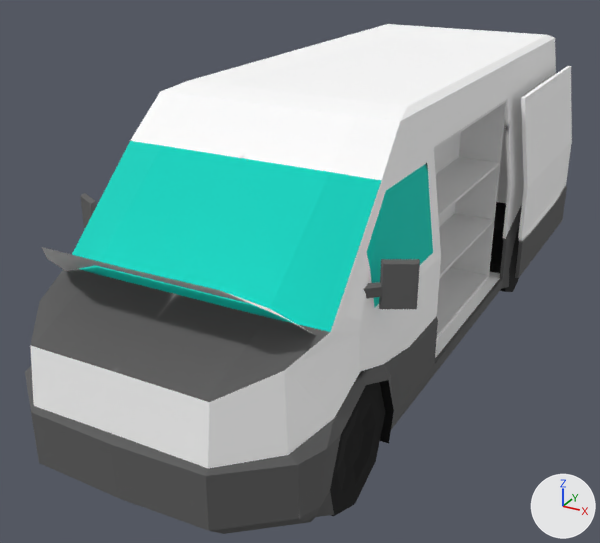
The FBX model Assets/JEFF/Van.fbx: old version first, new version second.
Camera for both pictures: a 50 mm camera at (2.66, -5.61, 3.31) aimed at (-0.22, -0.36, 0.69). The lights are fixed; the arrows at lower right show +X, +Y and +Z. The picture after the commit comes second. Where no turn or scale is listed for an object, it has been applied to the vertices.

In view in the first picture: 'Door', 'Hood', 'Shelf', 'Van', 'Window'.
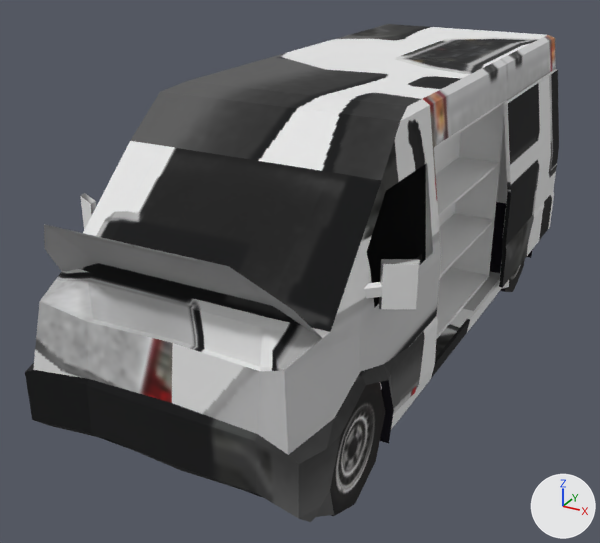
Location of each change, (x1, y1, x2, y2) in pixels of the pictures (600 x 543 px):
'Window', surface changed, reshaped (699% wider, 244% taller)
    before: (367, 163, 433, 307)
    after: (25, 24, 559, 522)
'Van', deleted
    before: (25, 24, 556, 534)
'Door', deleted
    before: (515, 66, 572, 278)
'Hood', deleted
    before: (42, 247, 308, 331)
part 1 of me_cube_007, added (mostly hidden)
    after: (377, 254, 422, 390)
part 2 of me_cube_007, added
    after: (25, 24, 559, 522)

What changed in the scene script:
```text
Add img_vantex__png:
    img_vantex__png = load_image('vantex .png', 'vantex .png', 1024, 1024, 'sRGB')
Change mat_van_texture:
    mat_van_texture.texture: img_vantexture -> img_vantex__png  # not seen -> with its transparency
Change me_cube_007:
    used by ob_window; location = (0.0, 0.0, 0.0)
    remove me_cube_007.from_pydata(...)  # 10 vertices, 4 faces; spans x 0.915..0.994, y -1.701..-0.768, z 1.237..1.836
    add me_cube_007.from_pydata(...)  # 687 vertices, 646 faces; spans x -1.215..1.215, y -2.561..2.693, z 0.0..2.207
    me_cube_007 part 1: the loose piece of 10 vertices spanning x 0.915..0.994, y -1.701..-0.768, z 1.237..1.836 is copied, and the copy is moved by (0.0, 0.0, -0.622); it spans x 0.915..0.994, y -1.701..-0.768, z 0.615..1.214
    me_cube_007 part 2: 667 vertices added at x -1.215..1.215, y -2.561..2.693, z 0.0..2.207
Remove ob_door:
    ob_door = bpy.data.objects.new('Door', me_cube_003)
    ob_door.location = (0.116, 1.76, 0.0)
Remove ob_van:
    ob_van = bpy.data.objects.new('Van', me_cube_010)
    ob_van.location = (0.0, 0.0, 0.0)
Remove ob_hood:
    ob_hood = bpy.data.objects.new('Hood', me_cube_009)
    ob_hood.location = (0.0, -1.918, -1.245)
```
